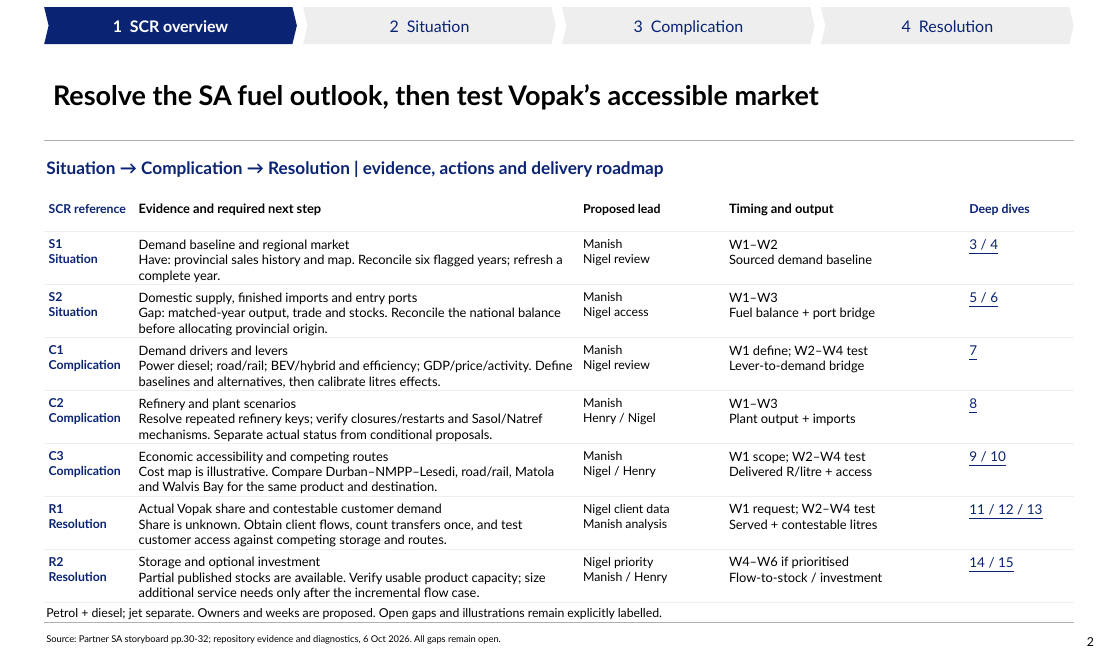
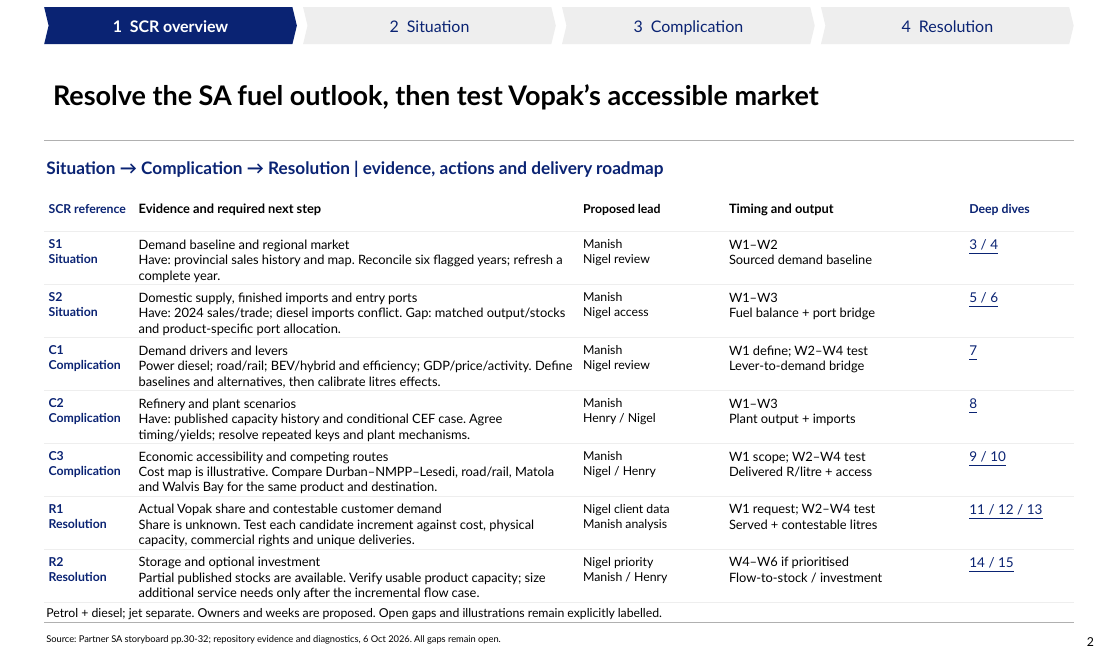
Before and after one commit to Africa-International-Advisors/liquid_fuels_model, a slide deck: slide 2 of pptx/output/delivered/Vopak_Week1_Analytical_Pack_2026_10_06.pptx. Drawn at 1120x663 pixels with LibreOffice and Linux fonts; fonts in the diff are those of the drawing; background and template pictures are left out. Boxes give left, top, right and bottom in pixels: in the first picture for what was removed or moved away, otherwise in the second. Text is boxed around its words. In the diff, an @@ line names an element or a change of style, - is before the commit and + after.

Commit message:
Populate supply evidence, capacity cases and conditional Vopak volume gates

```diff
--- a/pptx/output/delivered/Vopak_Week1_Analytical_Pack_2026_10_06.pptx
+++ b/pptx/output/delivered/Vopak_Week1_Analytical_Pack_2026_10_06.pptx
@@ table at (44, 196, 1074, 603) @@
-row 3, column 2: Domestic supply, finished imports and entry ports / Gap: matched-year output, trade and stocks. Reconcile the national balance before allocating provincial origin.
+row 3, column 2: Domestic supply, finished imports and entry ports / Have: 2024 sales/trade; diesel imports conflict. Gap: matched output/stocks and product-specific port allocation.
-row 5, column 2: Refinery and plant scenarios / Resolve repeated refinery keys; verify closures/restarts and Sasol/Natref mechanisms. Separate actual status from conditional proposals.
+row 5, column 2: Refinery and plant scenarios / Have: published capacity history and conditional CEF case. Agree timing/yields; resolve repeated keys and plant mechanisms.
-row 7, column 2: Actual Vopak share and contestable customer demand / Share is unknown. Obtain client flows, count transfers once, and test customer access against competing storage and routes.
+row 7, column 2: Actual Vopak share and contestable customer demand / Share is unknown. Test each candidate increment against cost, physical capacity, commercial rights and unique deliveries.
```
Also in this commit, not shown: 6 other slides changed, 25 other files.
